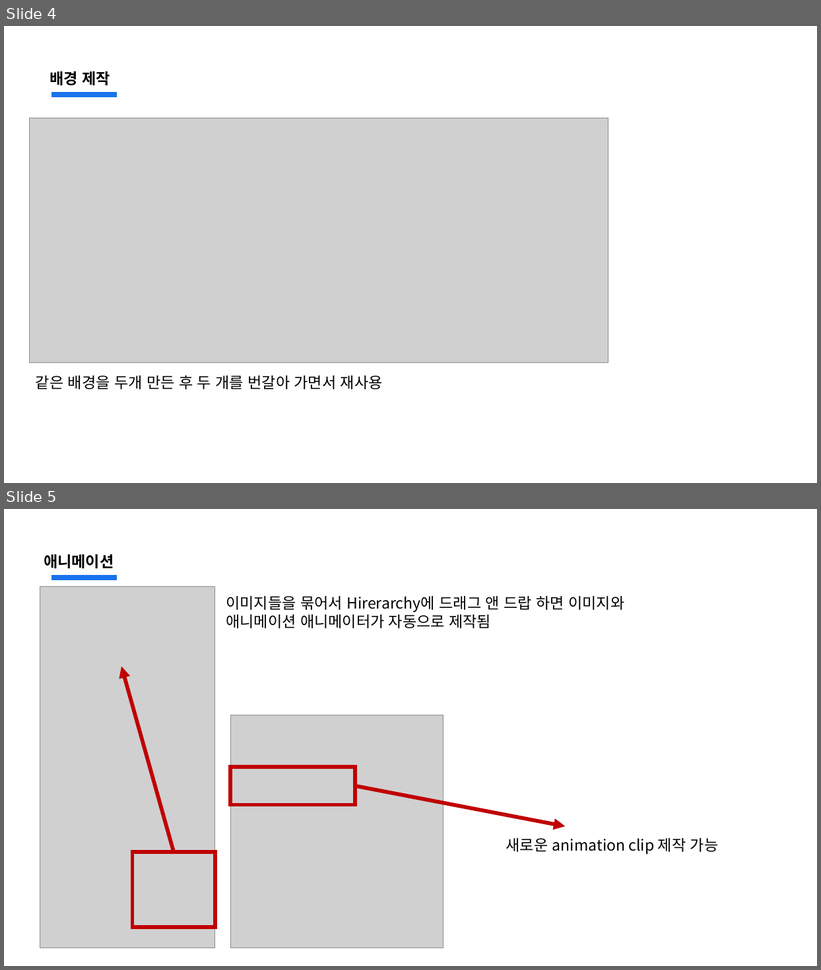
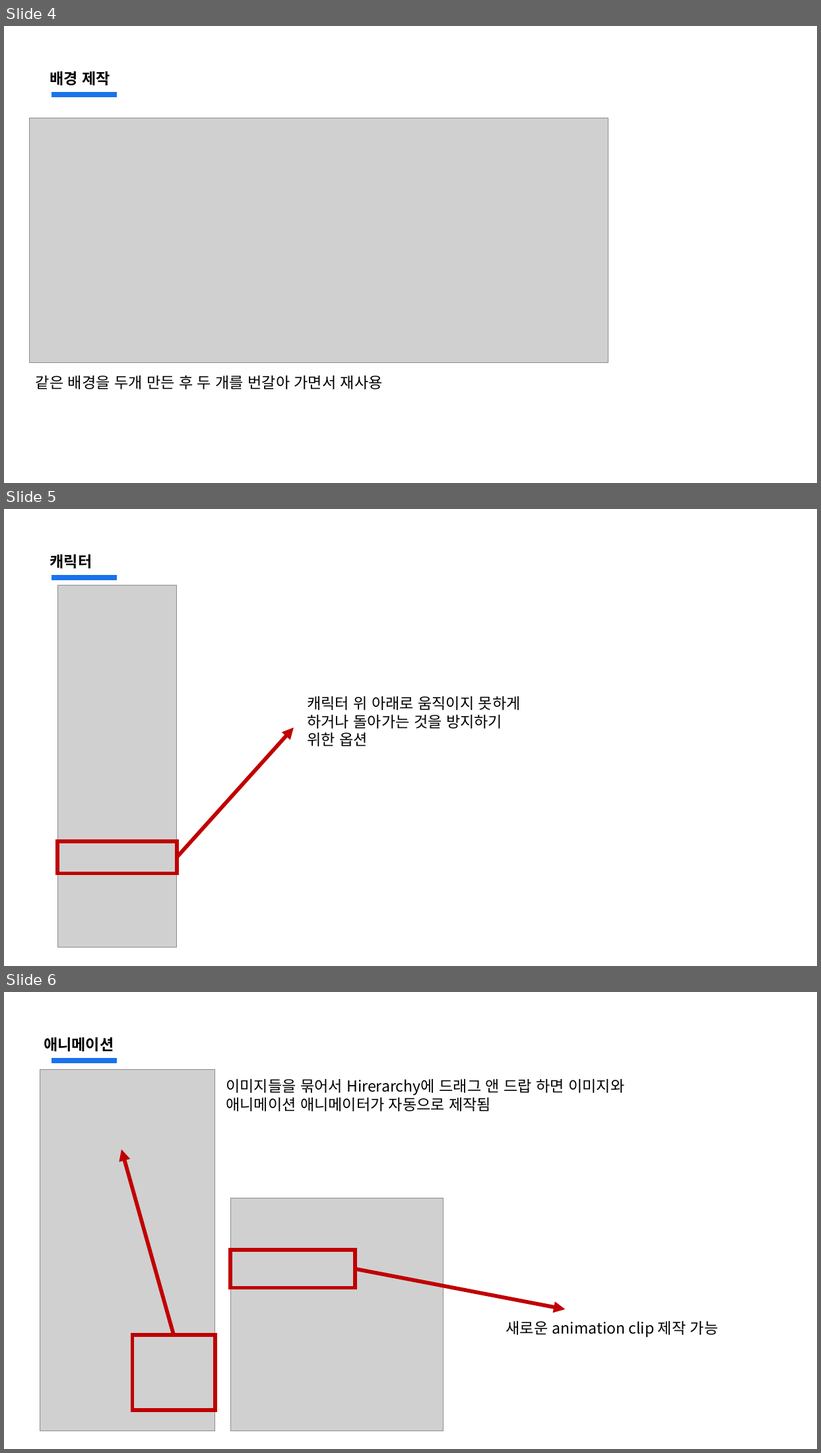
Before and after one commit to jsjin01/MJsec_Unity_Mentoring, a slide deck: MJsec_게임 개발 멘토링/MJsec_3주차.pptx. Shown one above the other, each under a label of ours: slides 4 and 5 before the commit, slides 4, 5 and 6 after it. The pictures are 821x970 and 821x1453 pixels, drawn with LibreOffice and Linux fonts; fonts in the diff are those of the drawing; grey boxes stand for pictures. Boxes give left, top, right and bottom in pixels: in the first picture for what was removed or moved away, otherwise in the second. Text is boxed around its words. In the diff, an @@ line names an element or a change of style, - is before the commit and + after.

```diff
--- a/MJsec_게임 개발 멘토링/MJsec_3주차.pptx
+++ b/MJsec_게임 개발 멘토링/MJsec_3주차.pptx
@@ slide 5 added at box(4, 509, 817, 966), background #FFFFFF; not listed: 1 template element that a slide beside it also shows @@
@@ text added at box(50, 554, 92, 568), 18 pt, text #000000, bold @@
+캐릭터
@@ picture added at box(57, 586, 177, 947) @@
@@ text added at box(307, 696, 521, 747), 18 pt, text #000000 @@
+캐릭터 위 아래로 움직이지 못하게 하거나 돌아가는 것을 방지하기
+위한 옵션
@@ arrow added from (177, 858) to (294, 728), #C00000 4.5 pt @@
@@ rectangle added at box(57, 842, 177, 874), outline #C00000 4.5 pt @@
@@ what was slide 5 is now slide 6 @@
```
Also in this commit, not shown: 1 slide changed, 15 other files.
